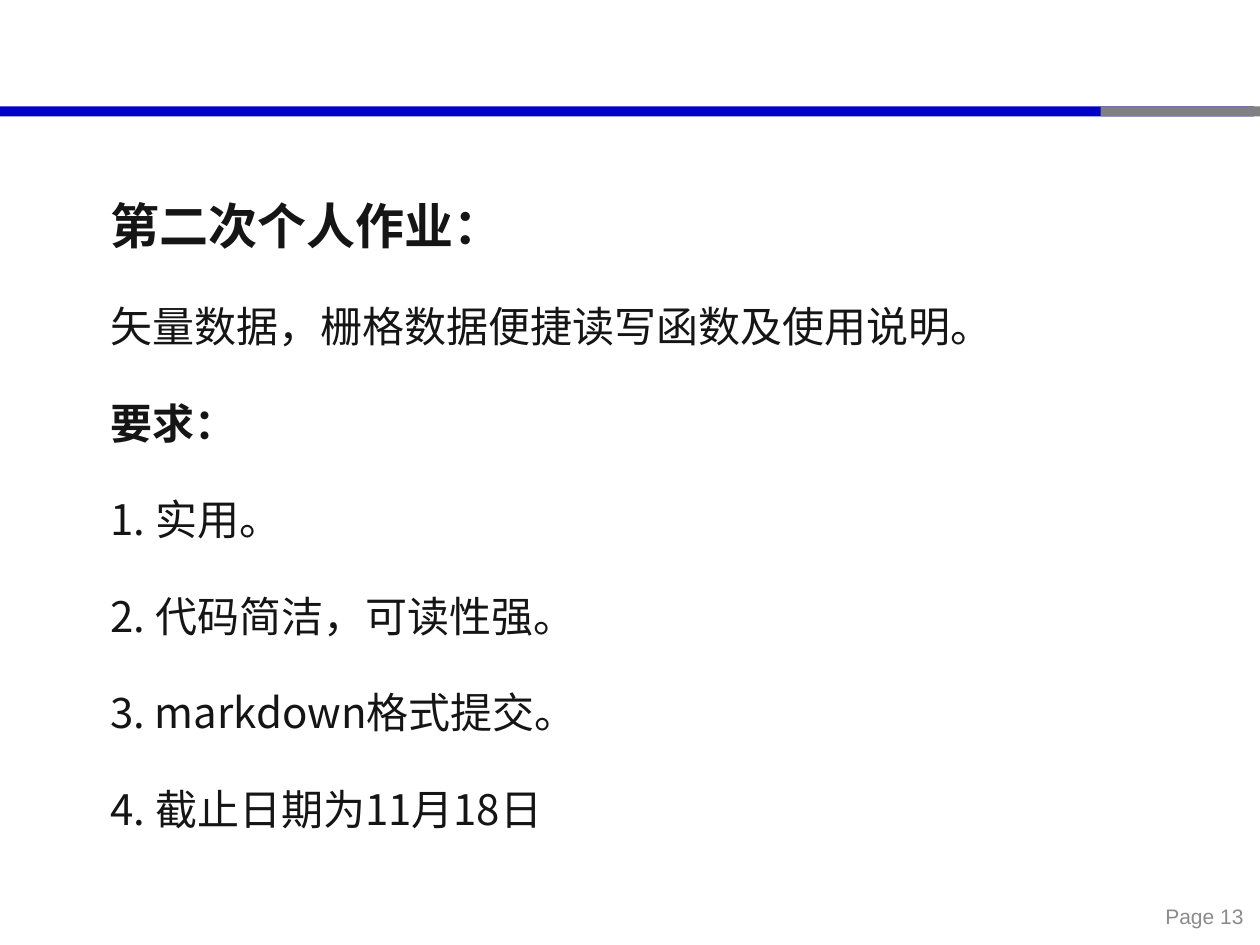
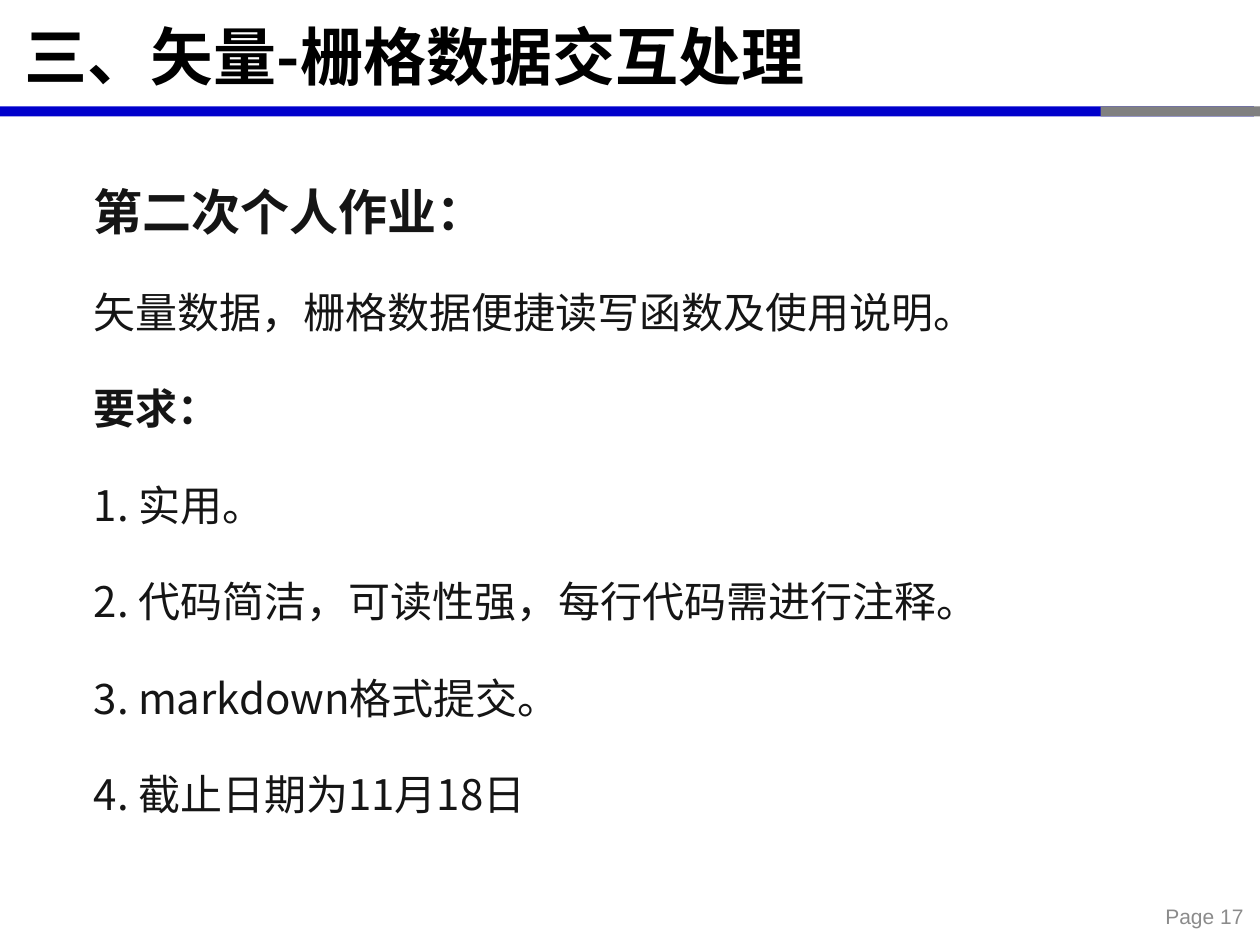
Before and after one commit to xinluo2018/open-source-gis-course, a slide deck: slide 17 of 第5章-GDAL开源库及栅格数据处理-8课时/第五章-栅格数据处理.pptx (slide 13 before the commit). Drawn at 1260x945 pixels with LibreOffice and Linux fonts; fonts in the diff are those of the drawing. Boxes give left, top, right and bottom in pixels: in the first picture for what was removed or moved away, otherwise in the second. Text is boxed around its words. In the diff, an @@ line names an element or a change of style, - is before the commit and + after.

```diff
--- a/第5章-GDAL开源库及栅格数据处理-8课时/第五章-栅格数据处理.pptx
+++ b/第5章-GDAL开源库及栅格数据处理-8课时/第五章-栅格数据处理.pptx
@@ title added at [25, 26, 804, 86], 36 pt, text #000000, bold @@
+三、矢量-栅格数据交互处理
@@ text "第二次个人作业：": place and size @@
-text "第二次个人作业：" at [111, 202, 993, 829]
+text "第二次个人作业：" at [94, 188, 978, 814]
@@ text at [94, 581, 978, 622]: text changed @@
-2. 代码简洁，可读性强。
+2. 代码简洁，可读性强，每行代码需进行注释。
@@ page number at [1165, 909, 1243, 928]: text changed @@
-Page 13
+Page 17
```
Also in this commit, not shown: 8 other slides changed, 4 slides added, 31 other files.
